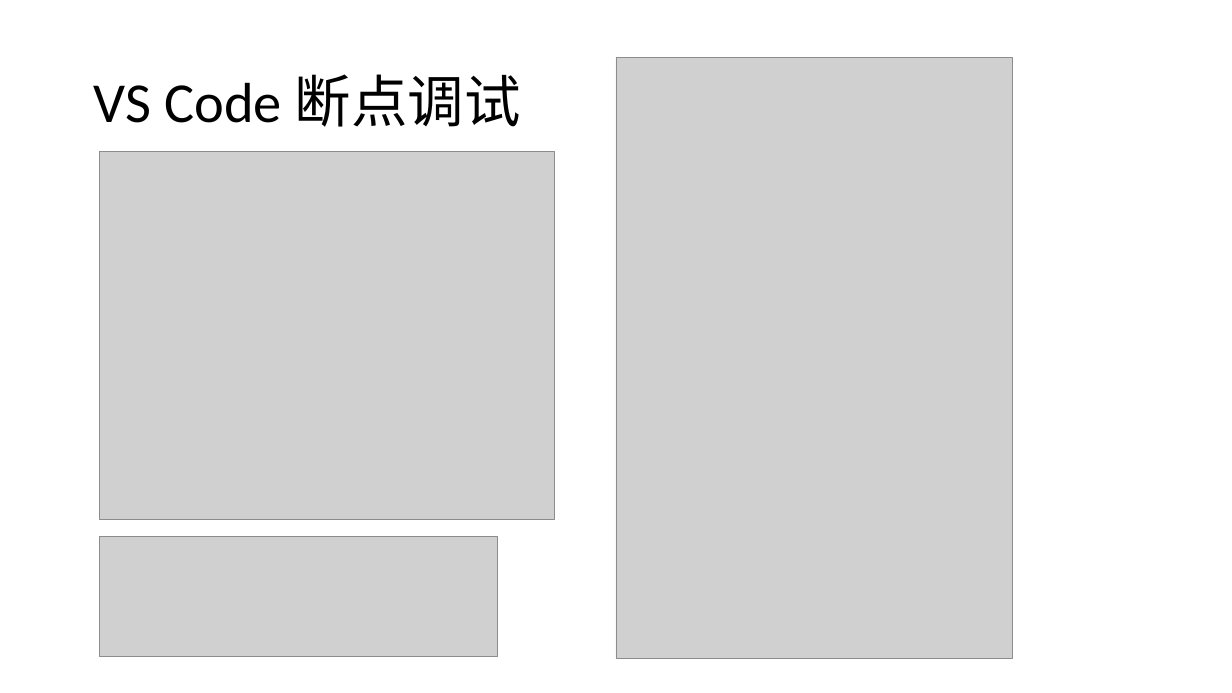
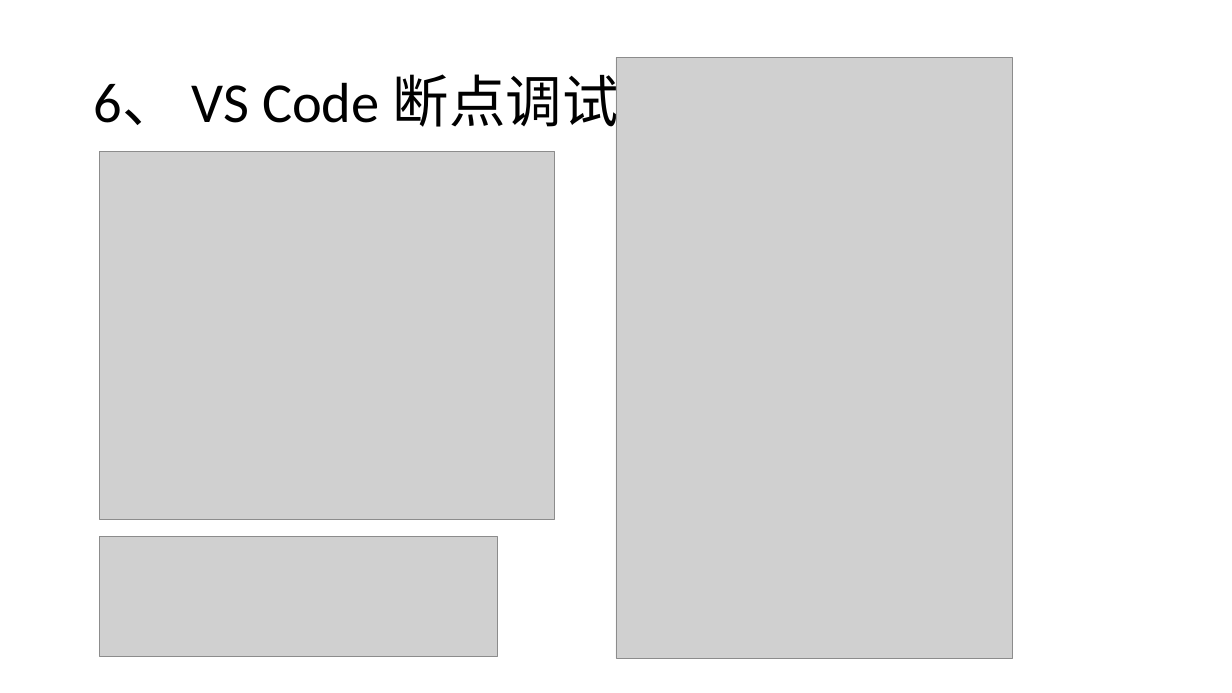
Before and after one commit to liwenxin-jam/vuecli3-starter, a slide deck: slide 18 of doc/vue-cli3.pptx (slide 15 before the commit). Drawn at 1232x693 pixels with LibreOffice and Linux fonts; fonts in the diff are those of the drawing; grey boxes stand for pictures. Boxes give left, top, right and bottom in pixels: in the first picture for what was removed or moved away, otherwise in the second. Text is boxed around its words. In the diff, an @@ line names an element or a change of style, - is before the commit and + after.

```diff
--- a/doc/vue-cli3.pptx
+++ b/doc/vue-cli3.pptx
@@ title at (94, 65, 619, 137): text changed @@
-VS Code 断点调试
+6、 VS Code 断点调试
```
Also in this commit, not shown: 13 other slides changed, 3 slides added, 6 other files.
